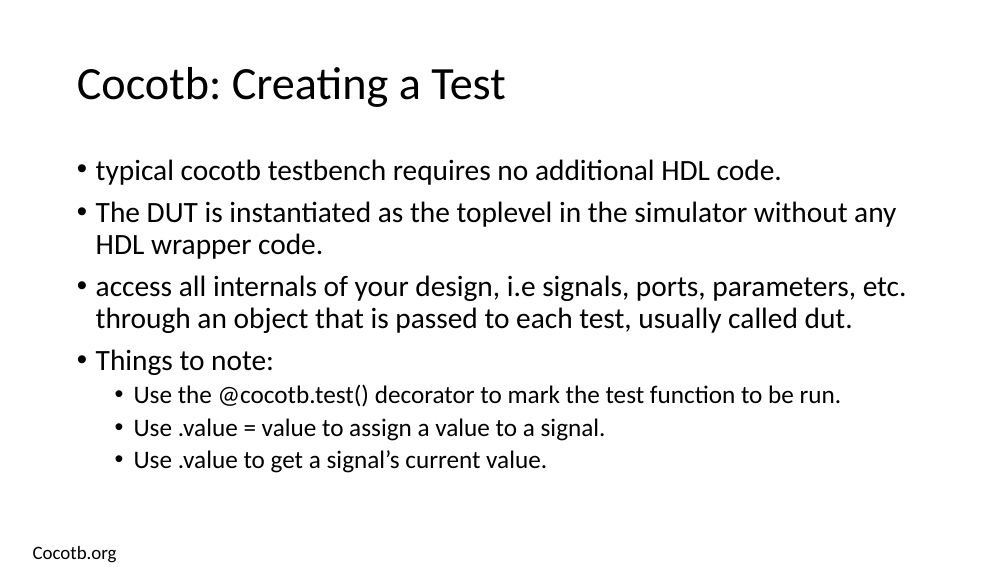
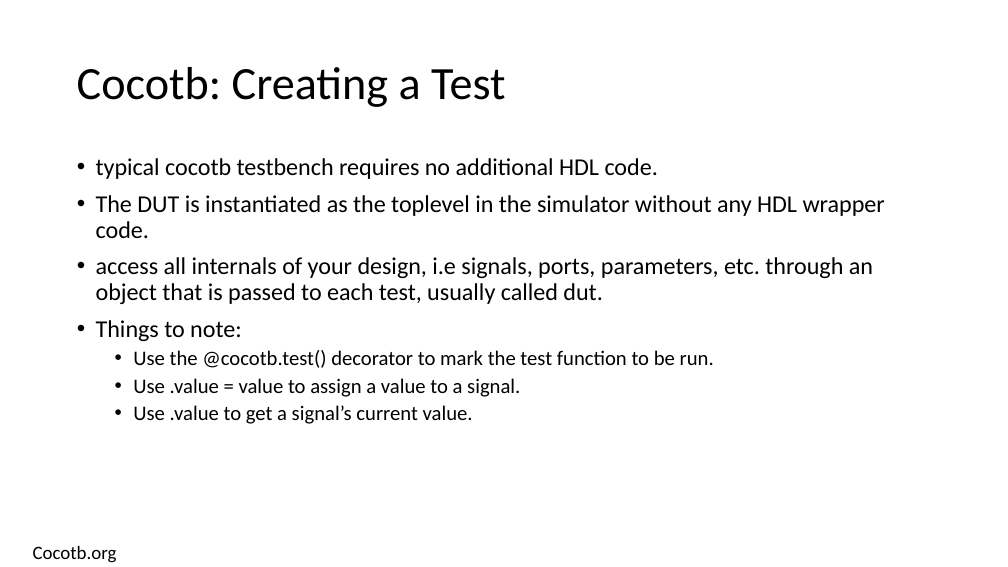
Before and after one commit to isomoye/EEGR471, a slide deck: slide 3 of sections/Segment_6.pptm. Drawn at 1008x567 pixels with LibreOffice and Linux fonts; fonts in the diff are those of the drawing. Boxes give left, top, right and bottom in pixels: in the first picture for what was removed or moved away, otherwise in the second. Text is boxed around its words. In the diff, an @@ line names an element or a change of style, - is before the commit and + after.

```diff
--- a/sections/Segment_6.pptm
+++ b/sections/Segment_6.pptm
@@ text "typical cocotb testbench requires no ..." at (x1=96, y1=158, x2=885, y2=424): size 28 to 23 pt in "typical cocotb testbench requires no additional HDL ...", "The DUT is instantiated as the toplevel ...", "access all internals of your design, i.e ...", "Things to note:"; size 24 to 19.7 pt in "Use the @cocotb.test() decorator to mark the ...", "Use .value = value to assign a ...", "Use .value to get a signal’s current ..." @@
```
Also in this commit, not shown: 6 other slides changed, 2 other files.
